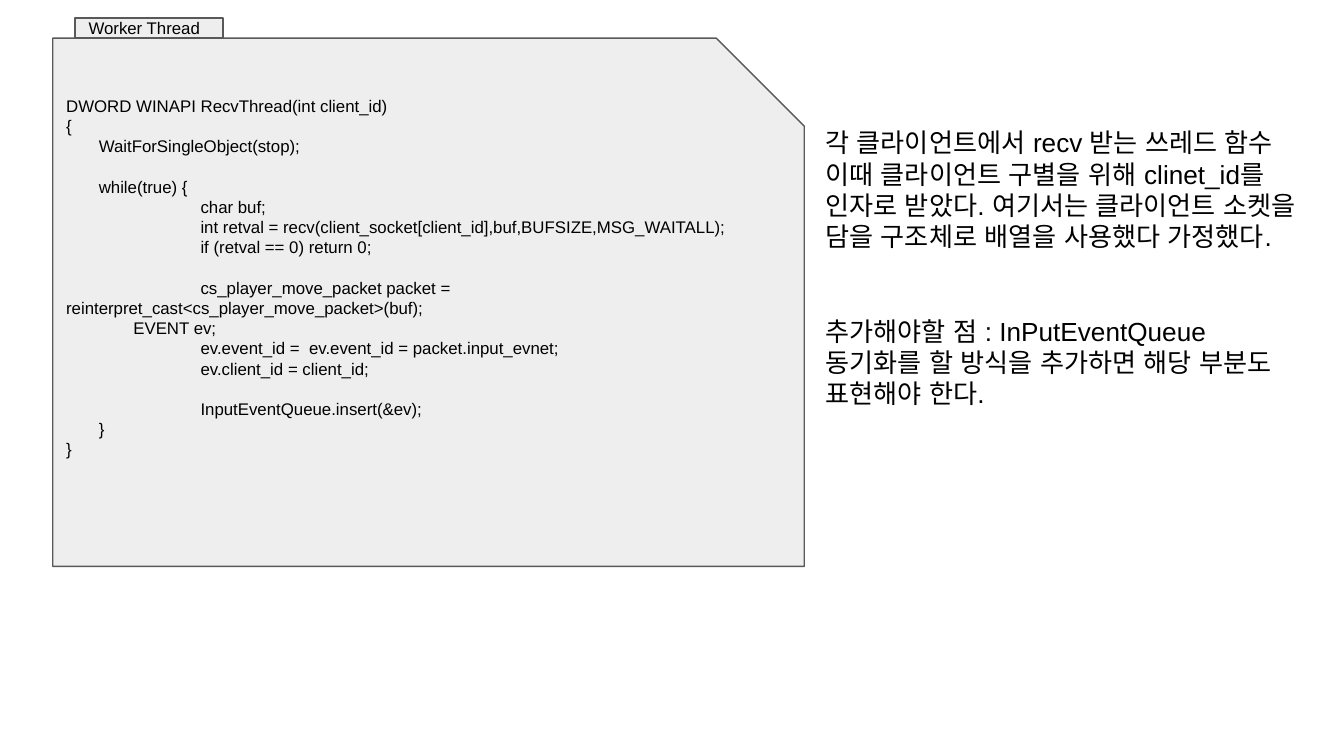
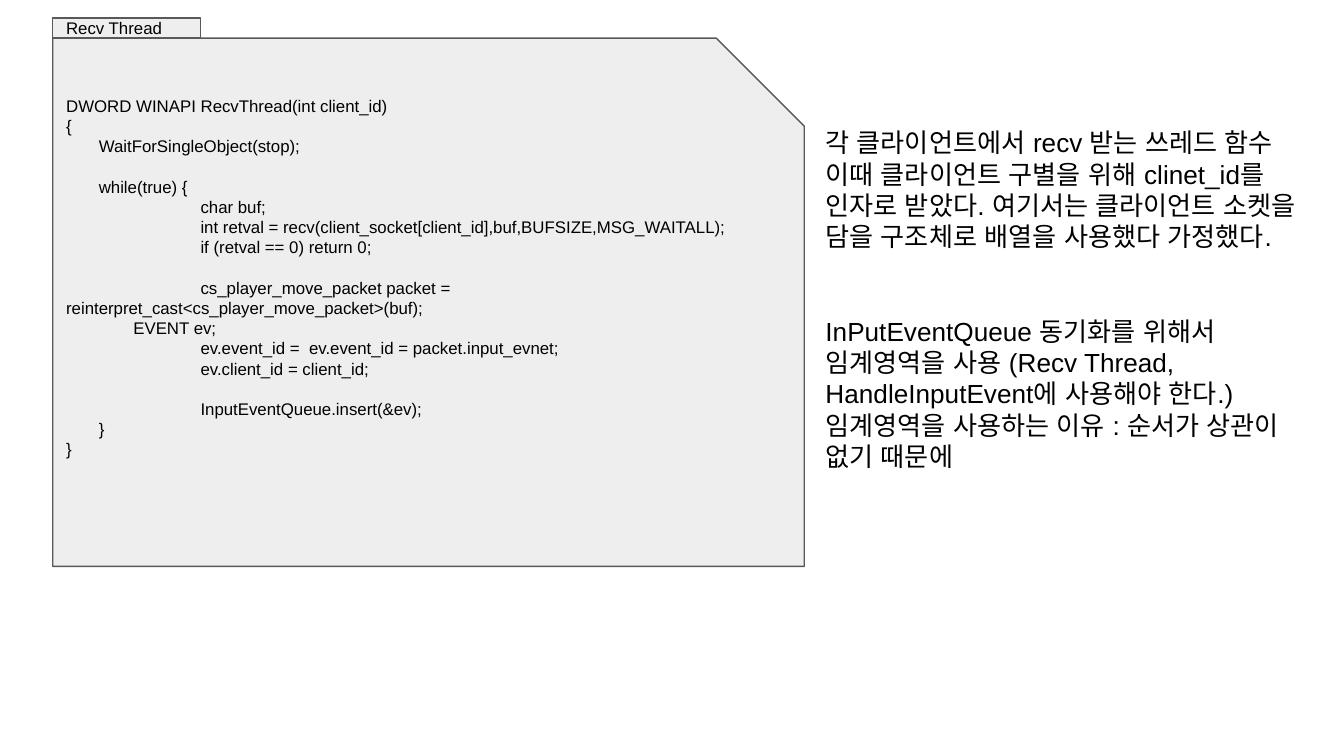
Before and after one commit to KimDJ7105/2023_network_game_project, a slide deck: slide 4 of 임시 로우레벨디자인.pptx. Drawn at 1344x756 pixels with LibreOffice and Linux fonts; fonts in the diff are those of the drawing. Boxes give left, top, right and bottom in pixels: in the first picture for what was removed or moved away, otherwise in the second. Text is boxed around its words. In the diff, an @@ line names an element or a change of style, - is before the commit and + after.

```diff
--- a/임시 로우레벨디자인.pptx
+++ b/임시 로우레벨디자인.pptx
@@ rectangle "Recv Thread": place and size @@
-rectangle "Recv Thread" at [75, 17, 223, 38]
+rectangle "Recv Thread" at [52, 17, 200, 38]
@@ text in rectangle at [66, 21, 162, 39]: text changed @@
-Worker Thread
+Recv Thread
@@ text at [825, 319, 1279, 468]: text changed @@
-추가해야할 점 : InPutEventQueue 동기화를 할 방식을 추가하면 해당 부분도 표현해야 한다.
+InPutEventQueue 동기화를 위해서 임계영역을 사용 (Recv Thread, HandleInputEvent에 사용해야 한다.)
+임계영역을 사용하는 이유 : 순서가 상관이 없기 때문에
```
Also in this commit, not shown: 2 other slides changed, 1 slide added.
